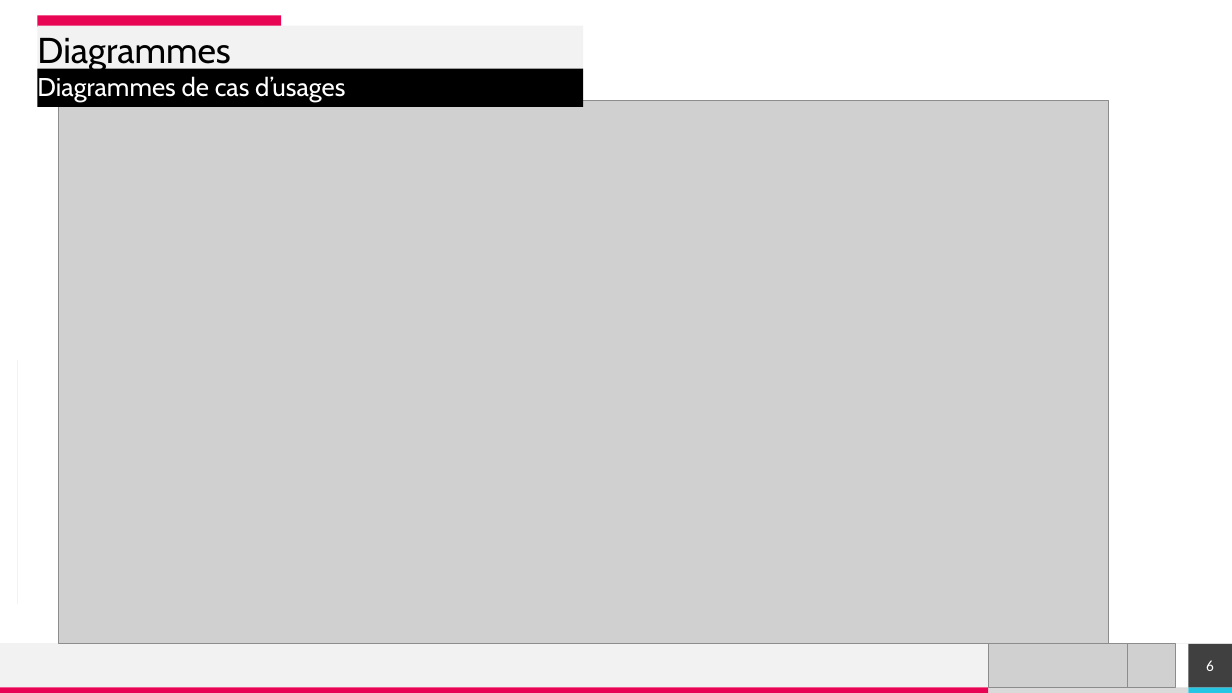
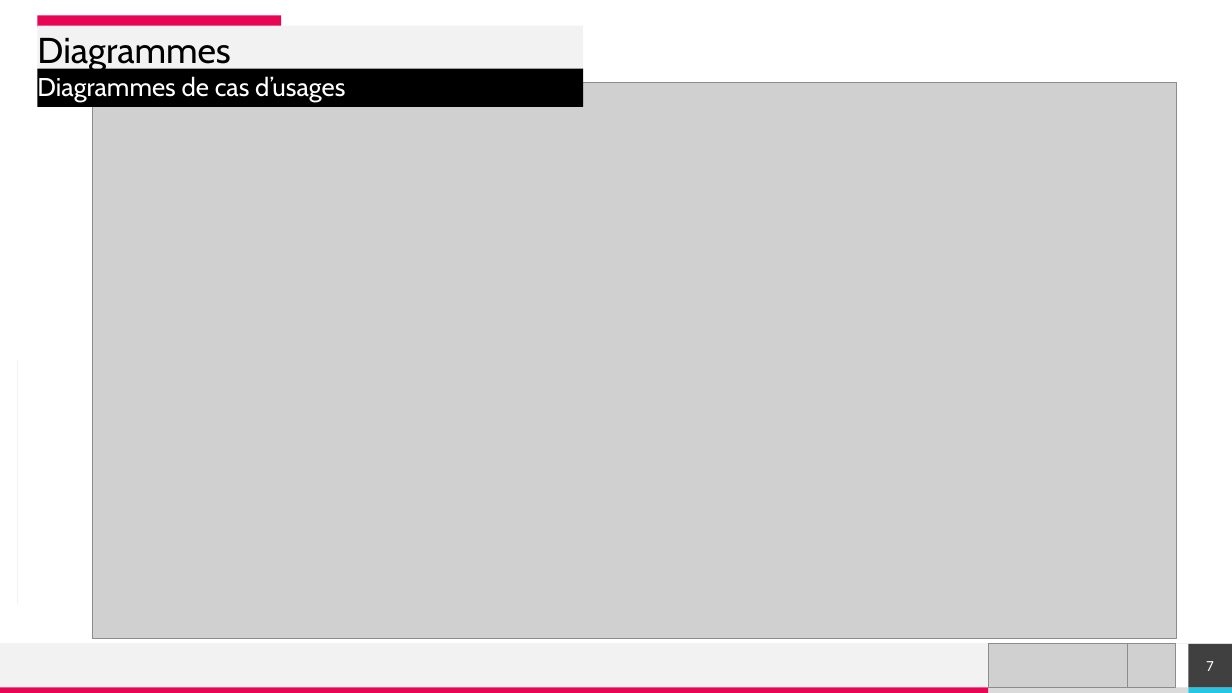
Before and after one commit to qbeAccountPro/alerts, a slide deck: slide 7 of Présentation de slides.pptx (slide 6 before the commit). Drawn at 1232x693 pixels with LibreOffice and Linux fonts; fonts in the diff are those of the drawing; grey boxes stand for pictures. Boxes give left, top, right and bottom in pixels: in the first picture for what was removed or moved away, otherwise in the second. Text is boxed around its words. In the diff, an @@ line names an element or a change of style, - is before the commit and + after.

```diff
--- a/Présentation de slides.pptx
+++ b/Présentation de slides.pptx
@@ picture: place and size @@
-picture at box(58, 100, 1108, 643)
+picture at box(92, 83, 1177, 639)
@@ page number at box(1206, 661, 1214, 671): text changed @@
-6
+7
```
Also in this commit, not shown: 7 other slides changed, 1 slide added.
